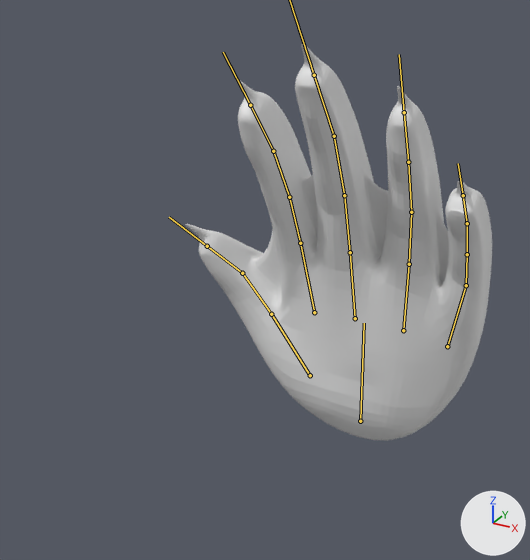
An edit to the FBX model Project Riptide/Assets/Meshes/Monsters/MonkeyHand_Mod.fbx, drawn before and after from the same camera.
The view is the same before and after, from a 50 mm camera at (1.06, -2.92, 2.11) aimed at (-0.1, -0.8, 1.05). Lighting does not change. The marker at lower right points along +X, +Y and +Z. Both versions are drawn at frame 71 of the action 'Monkeyhand L Rig|HandSlam_Anim'; the numbers are the values there. The bones that bend it are drawn over the model as lines.

Objects in the first picture: 'hands_low'.
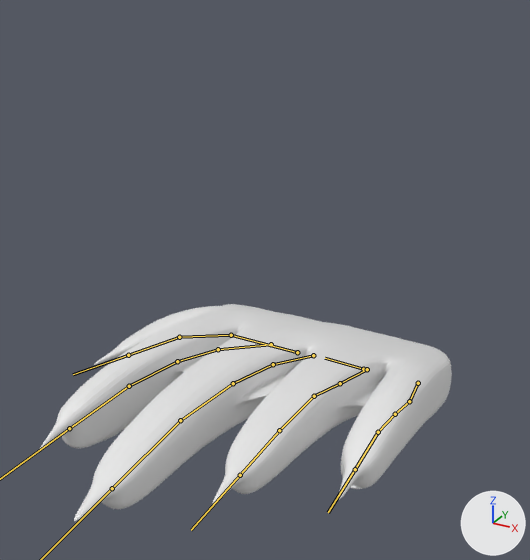
Where the change shows, as pixel boxes (x1, y1, x2, y2) in the pictures (530 x 560 px):
'hands_low', posed (35% wider, 45% shorter): before (186, 44, 492, 441); after (40, 304, 452, 521)
bone 'Bone', root to tip: before (360, 421) to (364, 323); after (363, 369) to (325, 358)

The edits, one by one:
Bone 'Bone' (bone_bone) moves from (0.0, 0.0, 0.0) to (0.0, 0.296, 0.009).
Bone 'Bone' (bone_bone) turns from (5, 0, 0) to (60, 0, 0) degrees about its own x, y and z.
